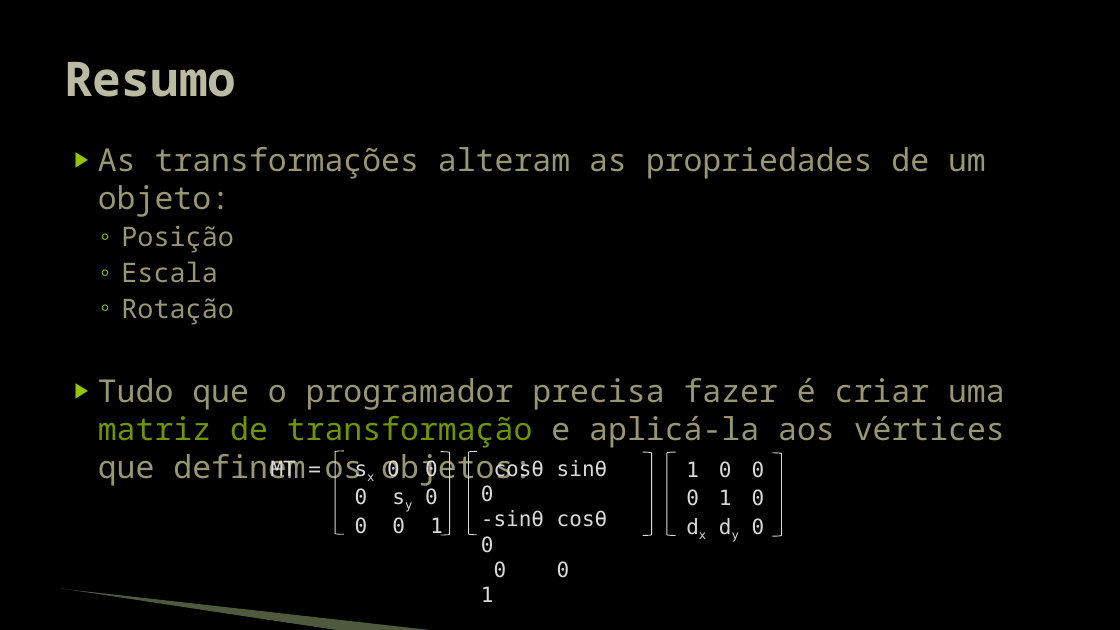
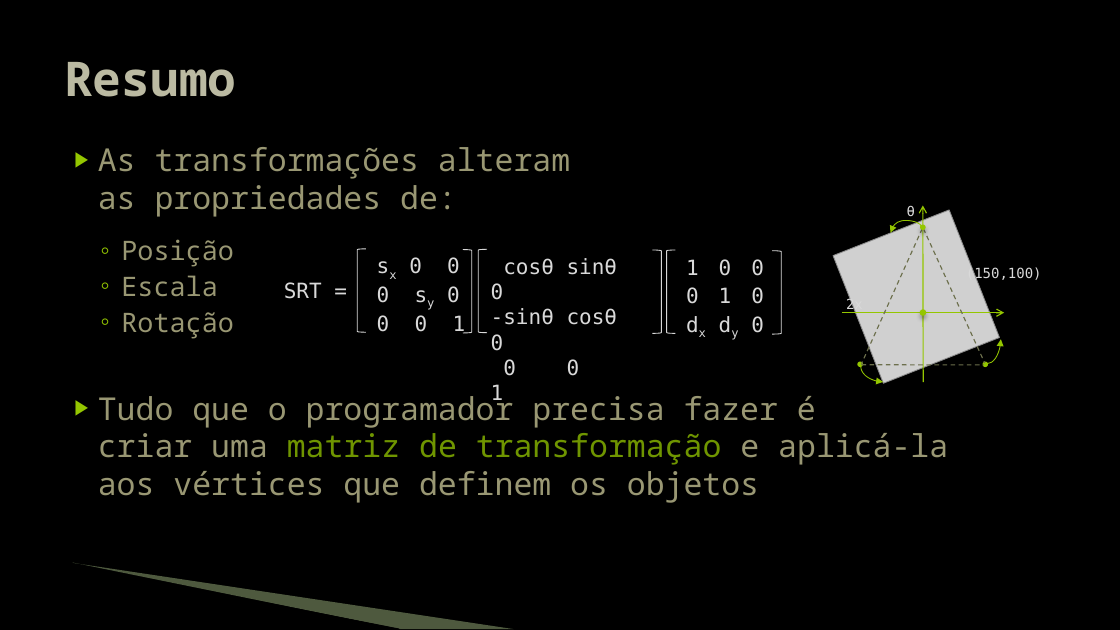
Before and after one commit to JudsonSS/Jogos, a slide deck: slide 11 of Slides/20. Transformações.pptx. Drawn at 1120x630 pixels with LibreOffice and Linux fonts; fonts in the diff are those of the drawing; grey boxes stand for pictures; background and template pictures are left out. Boxes give left, top, right and bottom in pixels: in the first picture for what was removed or moved away, otherwise in the second. Text is boxed around its words. In the diff, an @@ line names an element or a change of style, - is before the commit and + after.

```diff
--- a/Slides/20. Transformações.pptx
+++ b/Slides/20. Transformações.pptx
@@ text at (98,147,570,217): text changed @@
-▶ As transformações alteram as propriedades de um objeto:
+▶ As transformações alteram
+  as propriedades de:
@@ group added at (834,206,1042,383): 4 ellipses, 3 curved arrows, 3 lines, 3 texts, 2 arrows, 1 picture @@
+(150,100)
+θ
+2x
@@ left bracket: place and size @@
-left bracket at (335,451,344,534)
+left bracket at (357,249,365,332)
@@ text "sx 0 0": place and size @@
-text "sx 0 0" at (355,459,443,536)
+text "sx 0 0" at (377,257,466,334)
@@ left bracket: place and size @@
-left bracket at (441,452,450,535)
+left bracket at (463,250,472,333)
@@ 2 left brackets, 1 text: place and size @@
-2 left brackets, 1 text at (469,451,652,602)
+2 left brackets, 1 text at (478,250,662,405)
@@ 2 left brackets, 1 text: place and size @@
-2 left brackets, 1 text at (667,452,782,536)
+2 left brackets, 1 text at (667,250,781,334)
@@ text added at (284,282,322,299), 18 pt, text #D9D9D9 @@
+SRT =
@@ text at (121,312,234,339): more space between paragraphs @@
@@ text at (98,390,948,503): text changed @@
-▶ Tudo que o programador precisa fazer é criar uma matriz de transformação e aplicá-la aos vértices que definem os objetos:
+▶ Tudo que o programador precisa fazer é
+  criar uma matriz de transformação e aplicá-la
+  aos vértices que definem os objetos
@@ text removed at (271,459,296,481) @@
-MT =
@@ freeform shape: place and size @@
-freeform shape at (60,590,340,630)
+freeform shape at (71,565,400,629)
@@ freeform shape: place and size @@
-freeform shape at (61,589,437,630)
+freeform shape at (73,563,514,629)
```
Also in this commit, not shown: 10 other slides changed.
